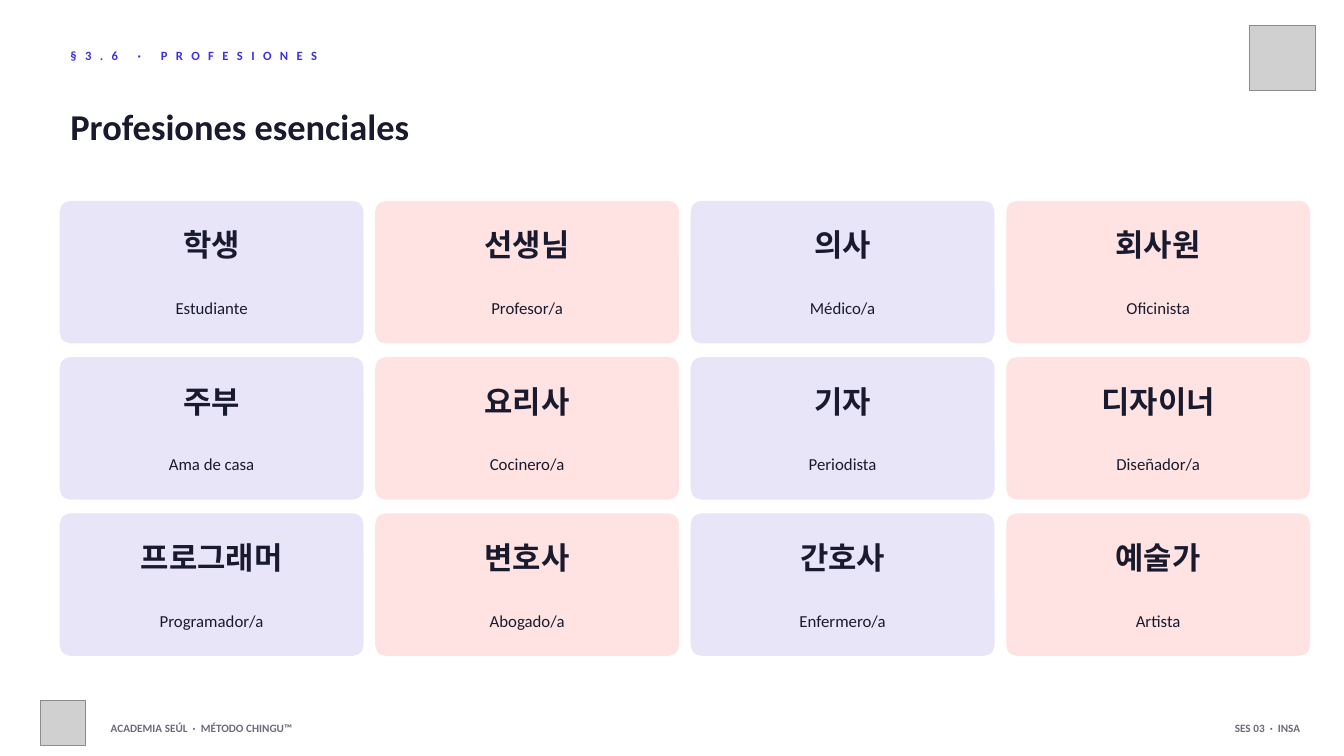
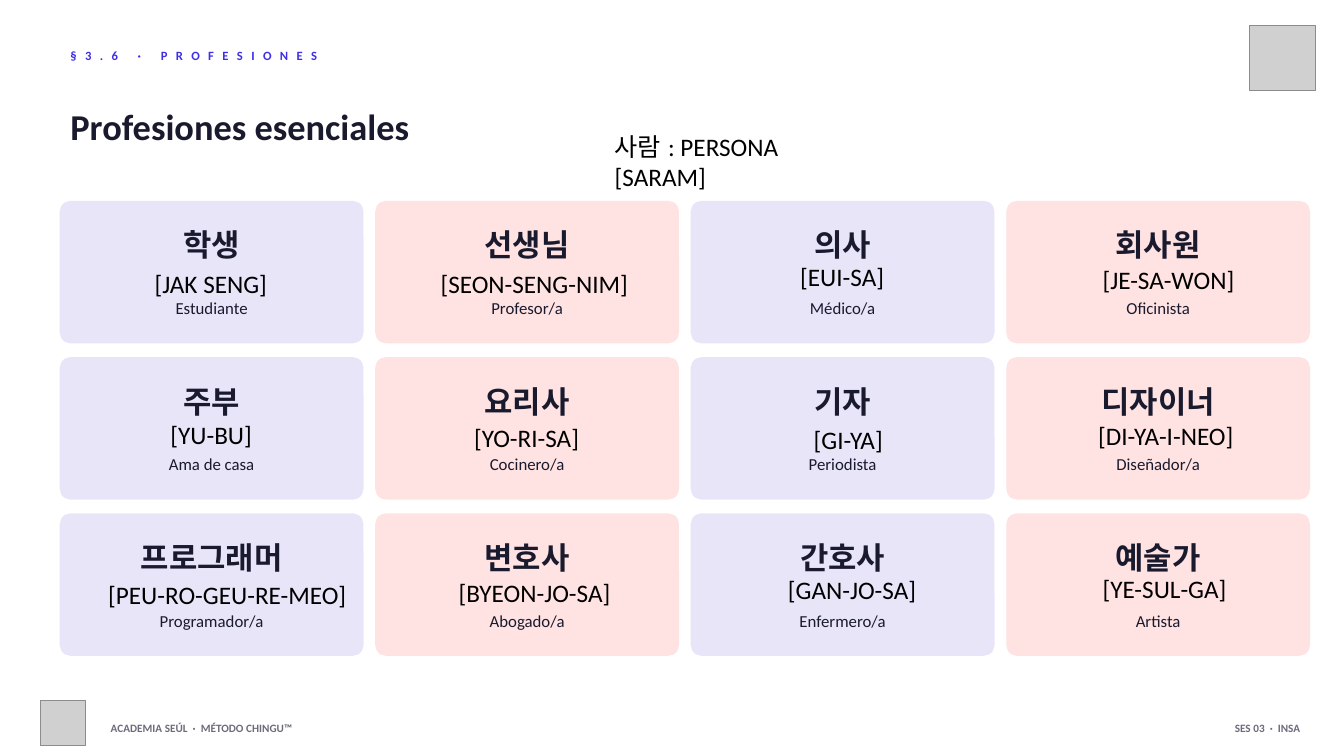
Before and after one commit to academiaseul/ACADEMIASEULWEB, a slide deck: slide 23 of A1_Nivel_1/03_Saludos/Sesion_03_Saludos.pptx (slide 12 before the commit). Drawn at 1344x756 pixels with LibreOffice and Linux fonts; fonts in the diff are those of the drawing; grey boxes stand for pictures. Boxes give left, top, right and bottom in pixels: in the first picture for what was removed or moved away, otherwise in the second. Text is boxed around its words. In the diff, an @@ line names an element or a change of style, - is before the commit and + after.

```diff
--- a/A1_Nivel_1/03_Saludos/Sesion_03_Saludos.pptx
+++ b/A1_Nivel_1/03_Saludos/Sesion_03_Saludos.pptx
@@ text added at <box>615,135,778,190</box>, 18 pt, text #000000 @@
+사람 : PERSONA
+[SARAM]
@@ text added at <box>800,267,884,290</box>, 18 pt, text #000000 @@
+[EUI-SA]
@@ text added at <box>155,274,267,297</box>, 18 pt, text #000000 @@
+[JAK SENG]
@@ text added at <box>441,274,628,297</box>, 18 pt, text #000000 @@
+[SEON-SENG-NIM]
@@ text added at <box>1103,270,1235,293</box>, 18 pt, text #000000 @@
+[JE-SA-WON]
@@ text added at <box>170,425,251,448</box>, 18 pt, text #000000 @@
+[YU-BU]
@@ text added at <box>474,428,579,451</box>, 18 pt, text #000000 @@
+[YO-RI-SA]
@@ text added at <box>814,430,883,453</box>, 18 pt, text #000000 @@
+[GI-YA]
@@ text added at <box>1098,426,1233,449</box>, 18 pt, text #000000 @@
+[DI-YA-I-NEO]
@@ text added at <box>108,585,346,608</box>, 18 pt, text #000000 @@
+[PEU-RO-GEU-RE-MEO]
@@ text added at <box>459,583,611,606</box>, 18 pt, text #000000 @@
+[BYEON-JO-SA]
@@ text added at <box>788,580,916,603</box>, 18 pt, text #000000 @@
+[GAN-JO-SA]
@@ text added at <box>1103,579,1227,602</box>, 18 pt, text #000000 @@
+[YE-SUL-GA]
```
Also in this commit, not shown: 13 other slides changed, 13 slides added, 12 other files.
